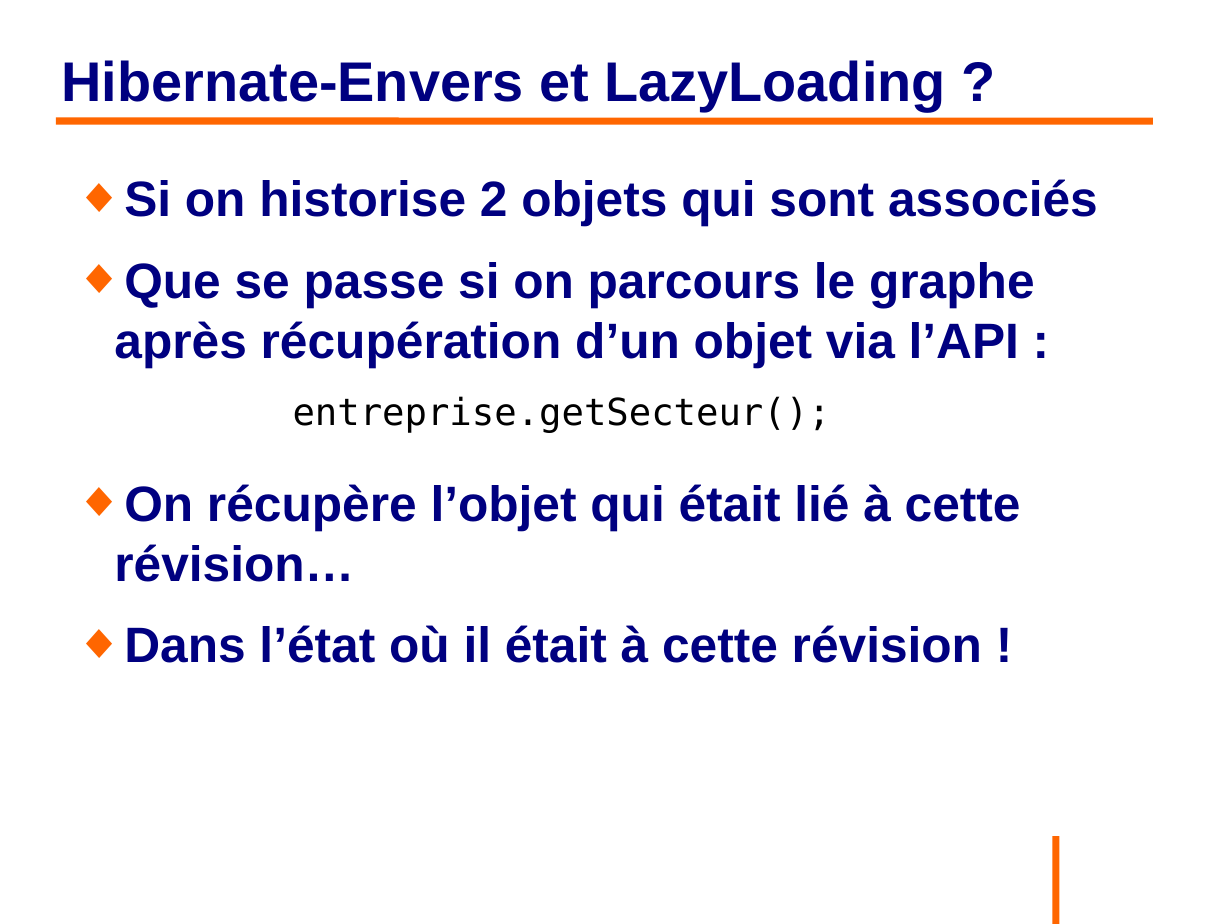
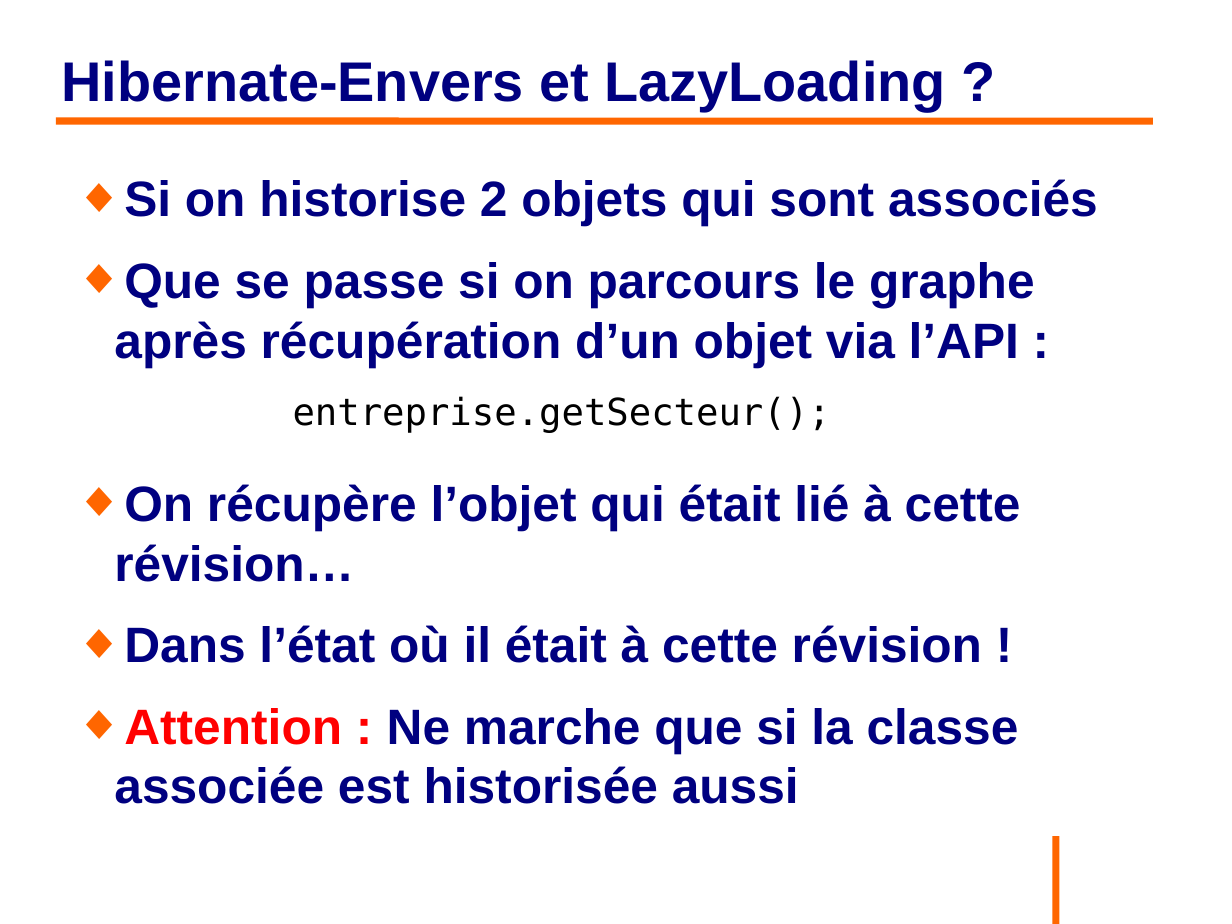
Before and after one commit to philphils/formation-hibernate-avancee, a slide deck: slide 142 of Documentation/diapo_formation_hibernate_avancee.odp. Drawn at 1232x924 pixels with LibreOffice and Linux fonts; fonts in the diff are those of the drawing; background and template pictures are left out. Boxes give left, top, right and bottom in pixels: in the first picture for what was removed or moved away, otherwise in the second. Text is boxed around its words. In the diff, an @@ line names an element or a change of style, - is before the commit and + after.

Commit message:
Diapo partie Hibernate envers après relecture

```diff
--- a/Documentation/diapo_formation_hibernate_avancee.odp
+++ b/Documentation/diapo_formation_hibernate_avancee.odp
@@ text at bbox=[114, 708, 1019, 804]: paragraph added @@
+◆ Attention : Ne marche que si la classe associée est historisée aussi
```
Also in this commit, not shown: 8 other slides changed, 2 slides added.
